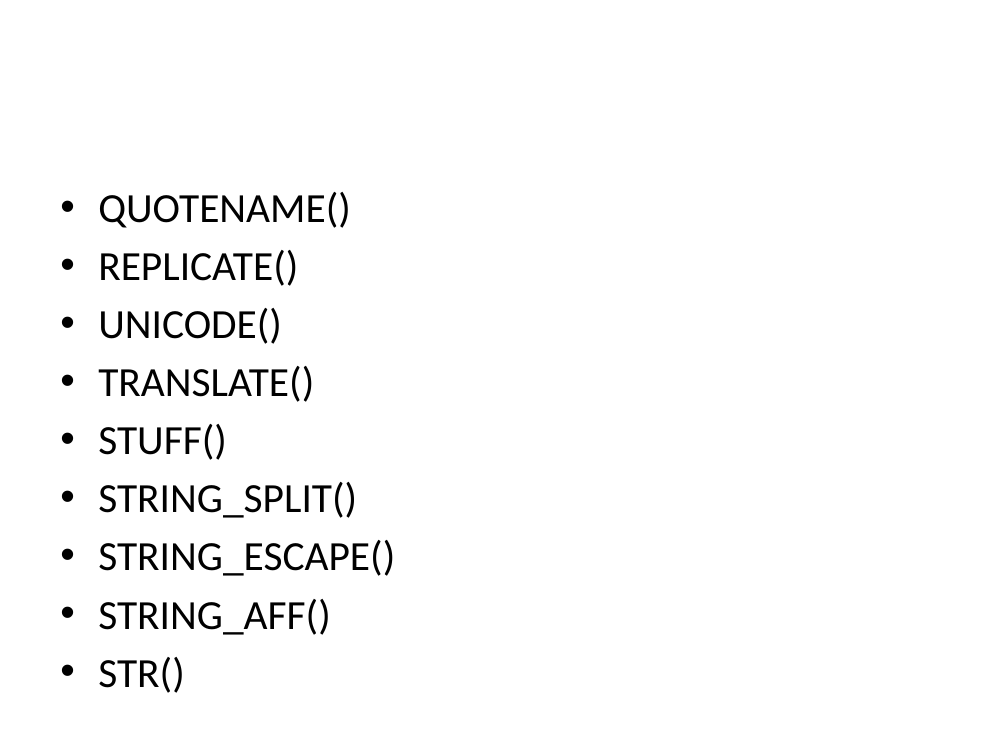
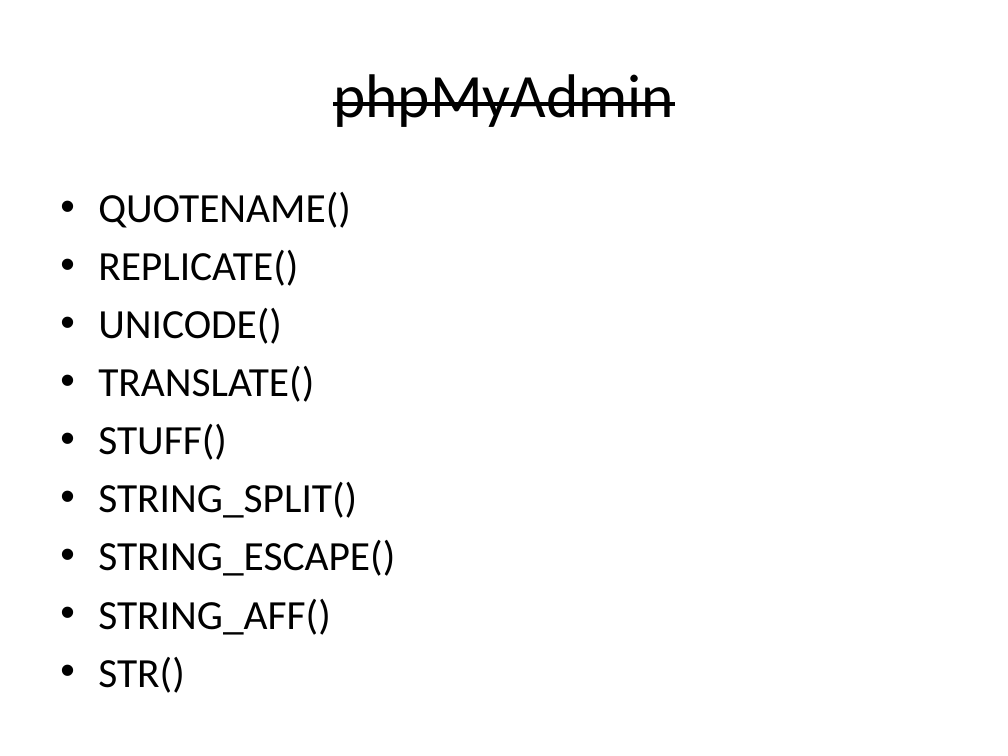
Before and after one commit to s-jamal/P202-25.04.2017, a slide deck: slide 15 of sql string functions.pptx (slide 11 before the commit). Drawn at 1008x756 pixels with LibreOffice and Linux fonts; fonts in the diff are those of the drawing. Boxes give left, top, right and bottom in pixels: in the first picture for what was removed or moved away, otherwise in the second. Text is boxed around its words. In the diff, an @@ line names an element or a change of style, - is before the commit and + after.

```diff
--- a/sql string functions.pptx
+++ b/sql string functions.pptx
@@ title added at [333, 74, 674, 127], 44 pt, text #000000, strikethrough @@
+phpMyAdmin
```
Also in this commit, not shown: 4 slides added.
